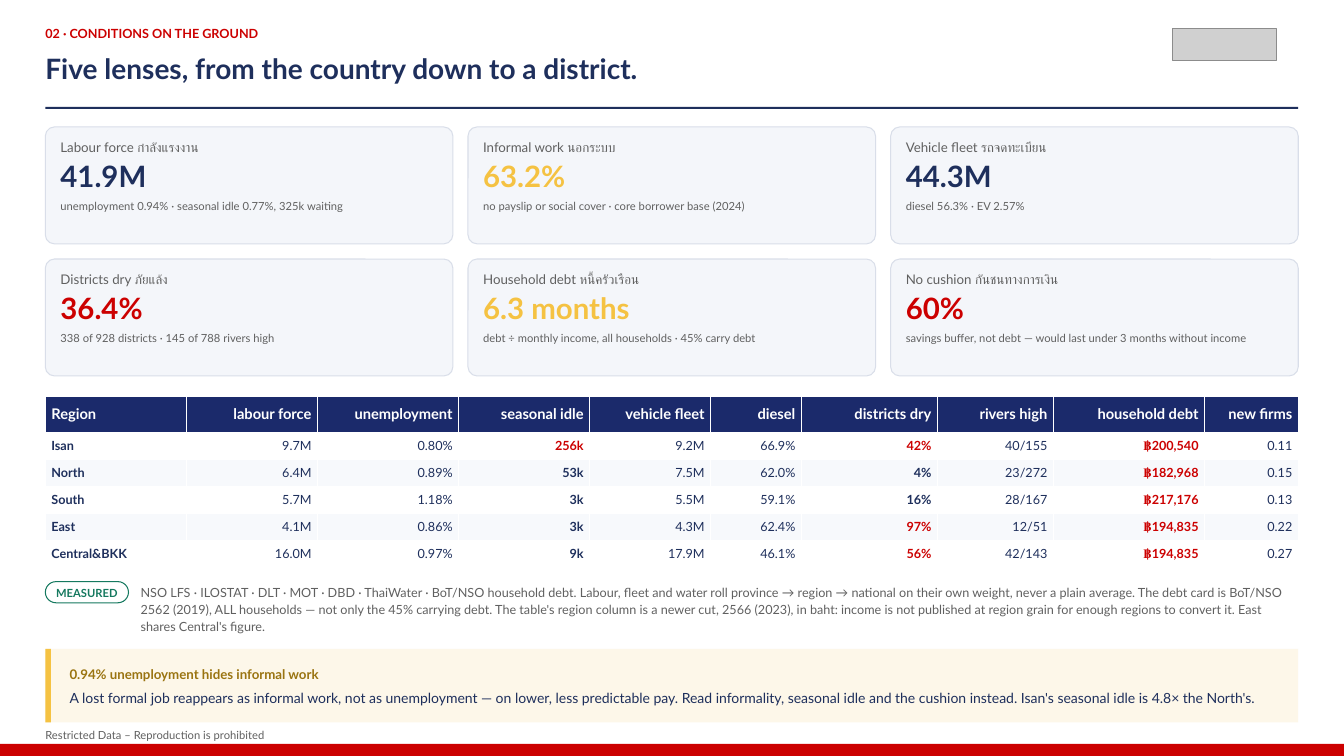
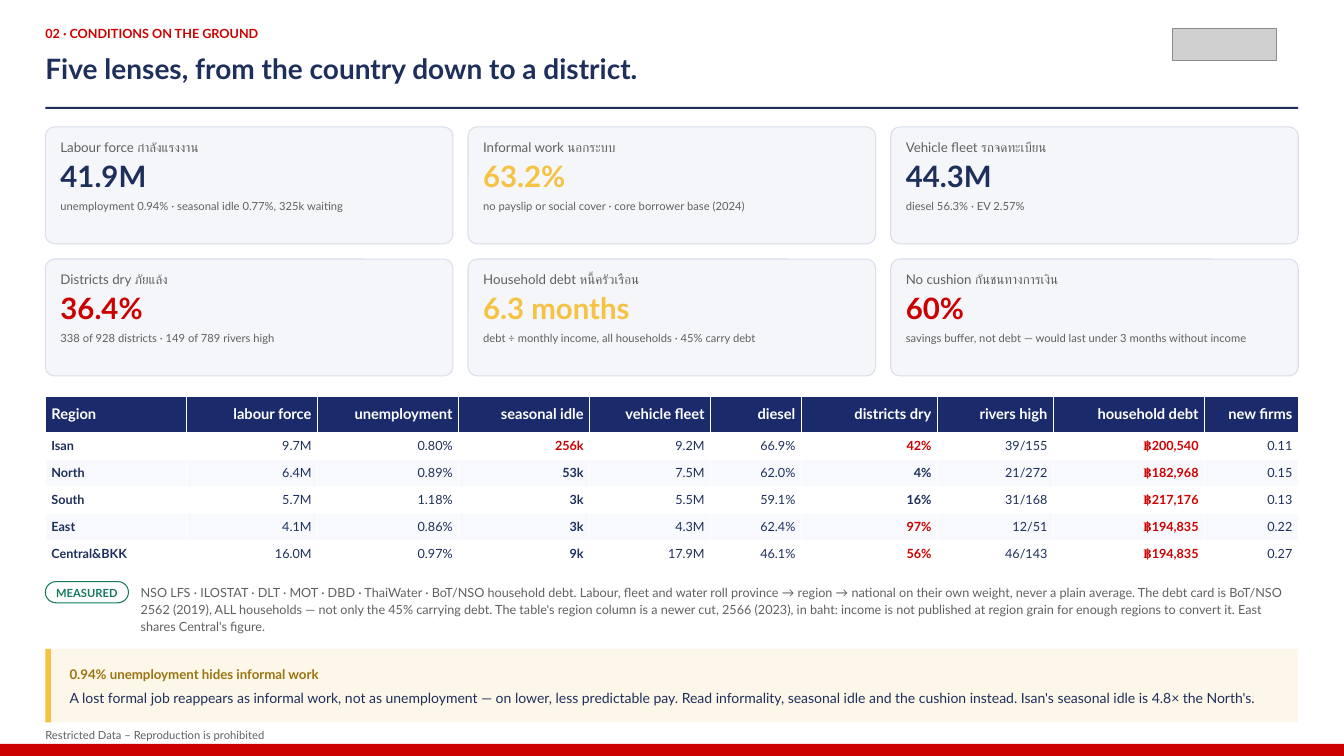
Before and after one commit to kaustavb2101/competitive-intel, a slide deck: slide 4 of docs/decks/mcom-2026-08-05-macro.pptx. Drawn at 1344x756 pixels with LibreOffice and Linux fonts; fonts in the diff are those of the drawing; grey boxes stand for pictures. Boxes give left, top, right and bottom in pixels: in the first picture for what was removed or moved away, otherwise in the second. Text is boxed around its words. In the diff, an @@ line names an element or a change of style, - is before the commit and + after.

```diff
--- a/docs/decks/mcom-2026-08-05-macro.pptx
+++ b/docs/decks/mcom-2026-08-05-macro.pptx
@@ text at [60,334,274,344]: text changed @@
-338 of 928 districts · 145 of 788 rivers high
+338 of 928 districts · 149 of 789 rivers high
@@ table at [45,396,1299,568] @@
-row 2, column 8: 40/155
+row 2, column 8: 39/155
-row 3, column 8: 23/272
+row 3, column 8: 21/272
-row 4, column 8: 28/167
+row 4, column 8: 31/168
-row 6, column 8: 42/143
+row 6, column 8: 46/143
```
Also in this commit, not shown: 3 other slides changed, 1 other file.
